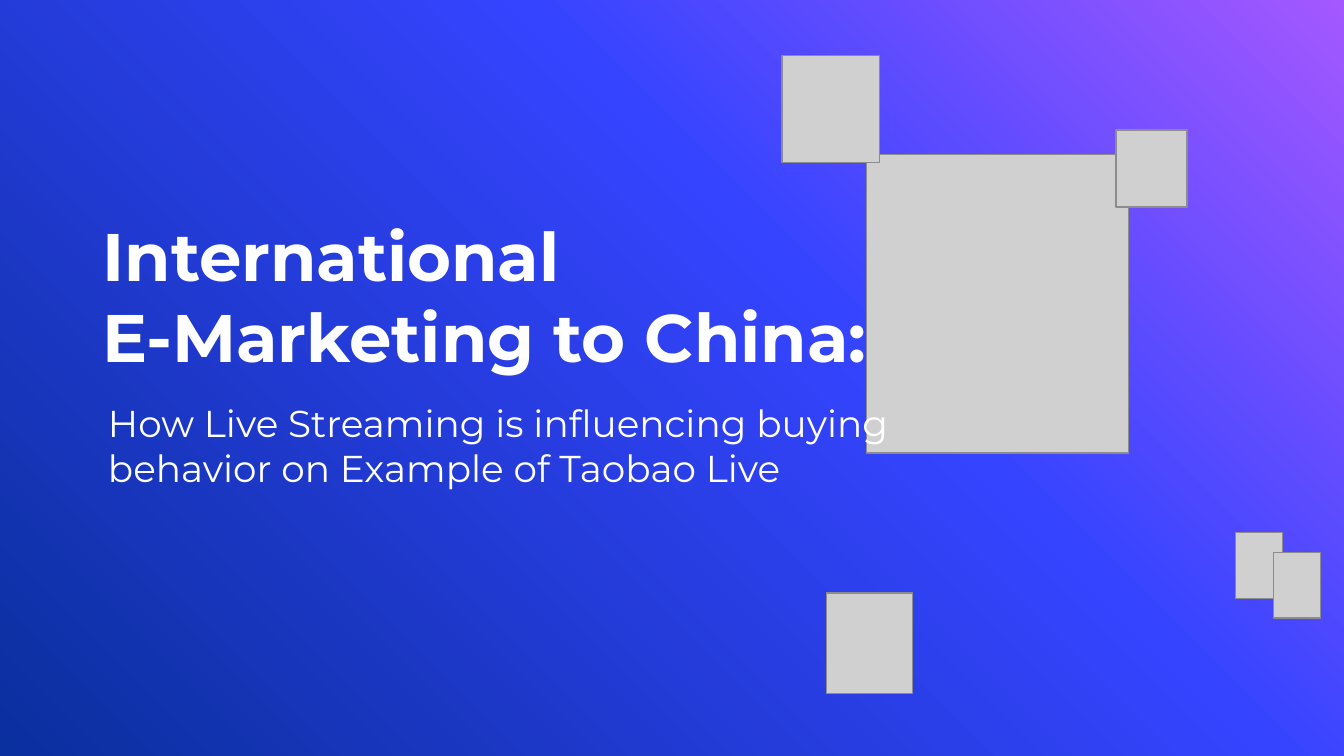
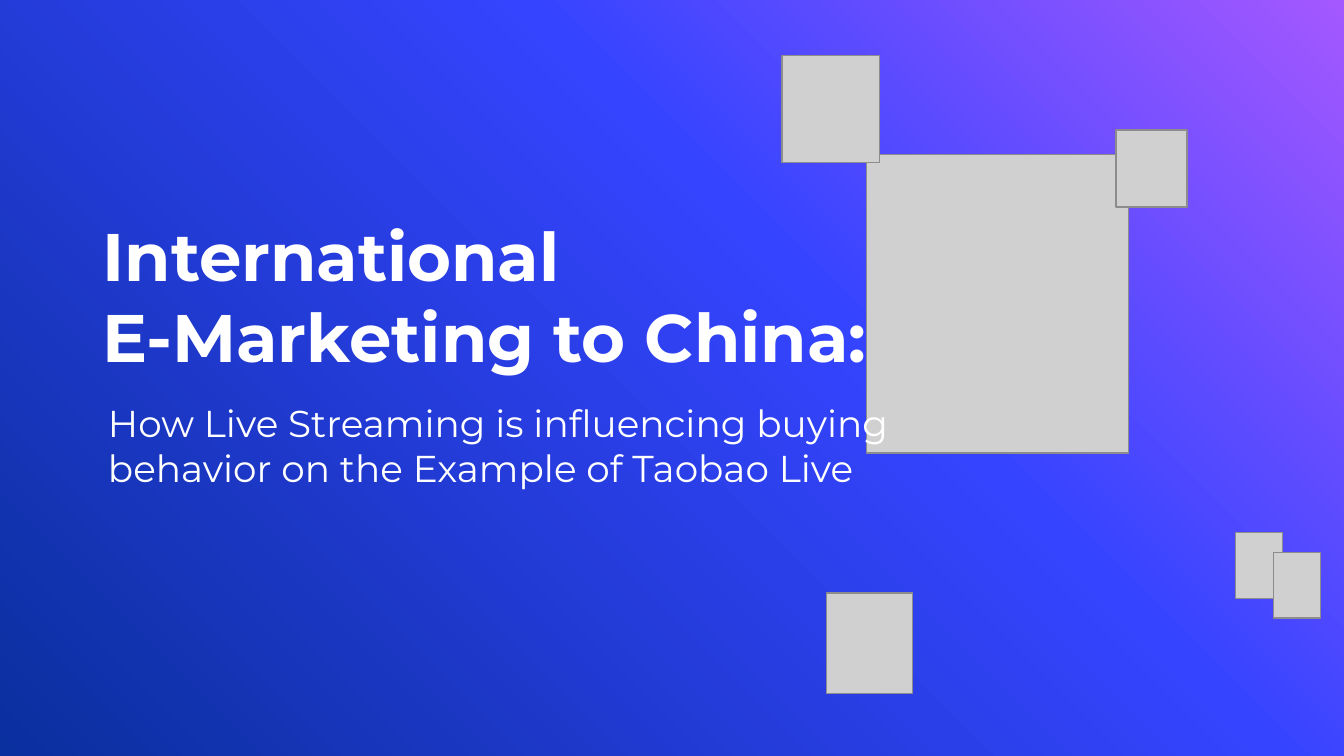
Before and after one commit to vyacheslav-polyakov/thesis, a slide deck: slide 1 of !Defense Slides.pptx. Drawn at 1344x756 pixels with LibreOffice and Linux fonts; fonts in the diff are those of the drawing; grey boxes stand for pictures; background and template pictures are left out. Boxes give left, top, right and bottom in pixels: in the first picture for what was removed or moved away, otherwise in the second. Text is boxed around its words. In the diff, an @@ line names an element or a change of style, - is before the commit and + after.

```diff
--- a/!Defense Slides.pptx
+++ b/!Defense Slides.pptx
@@ text at (108,401,888,490): text changed @@
-How Live Streaming is influencing buying behavior on Example of Taobao Live
+How Live Streaming is influencing buying behavior on the Example of Taobao Live
```
Also in this commit, not shown: 3 other slides changed, 3 slides added, 33 slides removed, 6 other files.
